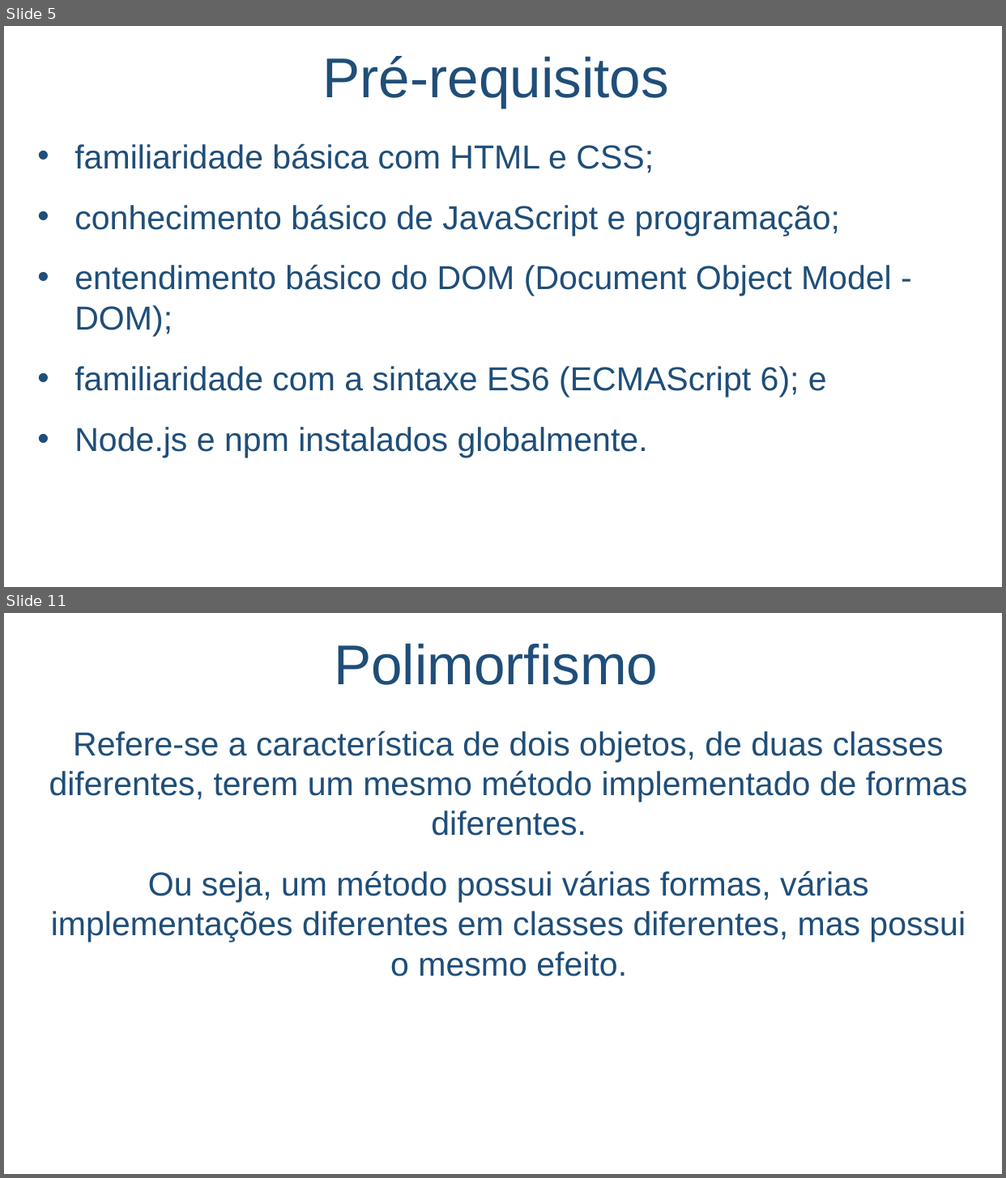
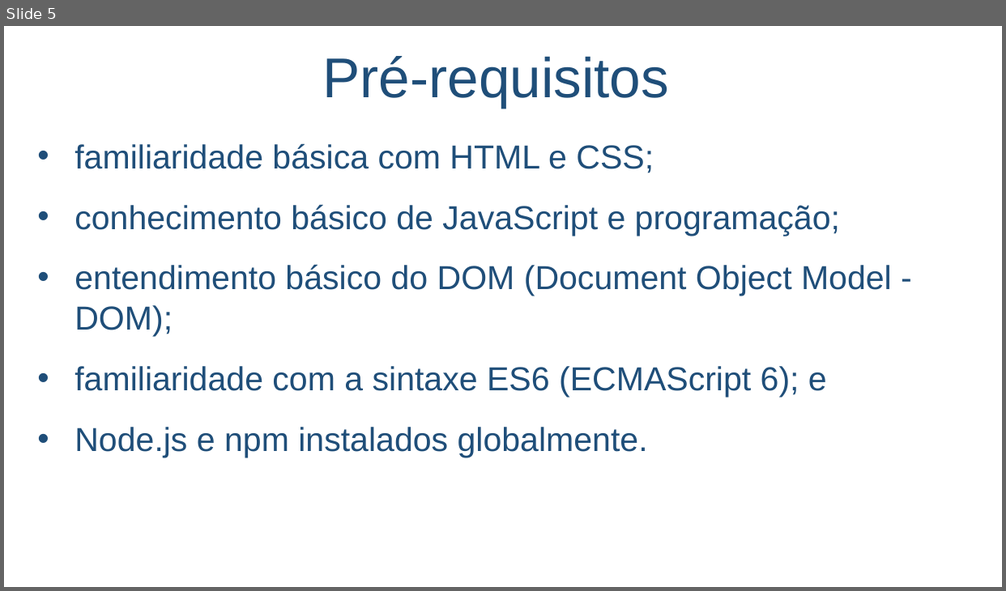
Before and after one commit to salmo-jr/public-slides, a slide deck: React.pptx. Shown one above the other, each under a label of ours: slides 5 and 11 before the commit, slide 5 after it; the slides between them are not shown. The pictures are 1006x1178 and 1006x591 pixels, drawn with LibreOffice and Linux fonts; fonts in the diff are those of the drawing; background and template pictures are left out. Boxes give left, top, right and bottom in pixels: in the first picture for what was removed or moved away, otherwise in the second. Text is boxed around its words. In the diff, an @@ line names an element or a change of style, - is before the commit and + after.

```diff
--- a/React.pptx
+++ b/React.pptx
@@ slide 11 removed at [4,613,1002,1174], background picture (left out) @@
@@ text removed at [334,643,658,685] @@
-Polimorfismo
@@ text removed at [49,730,967,977] @@
-Refere-se a característica de dois objetos, de duas classes diferentes, terem um mesmo método implementado de formas diferentes.
-Ou seja, um método possui várias formas, várias implementações diferentes em classes diferentes, mas possui o mesmo efeito.
```
Also in this commit, not shown: 4 slides changed, 8 slides added, 4 other slides removed, 2 other files.
